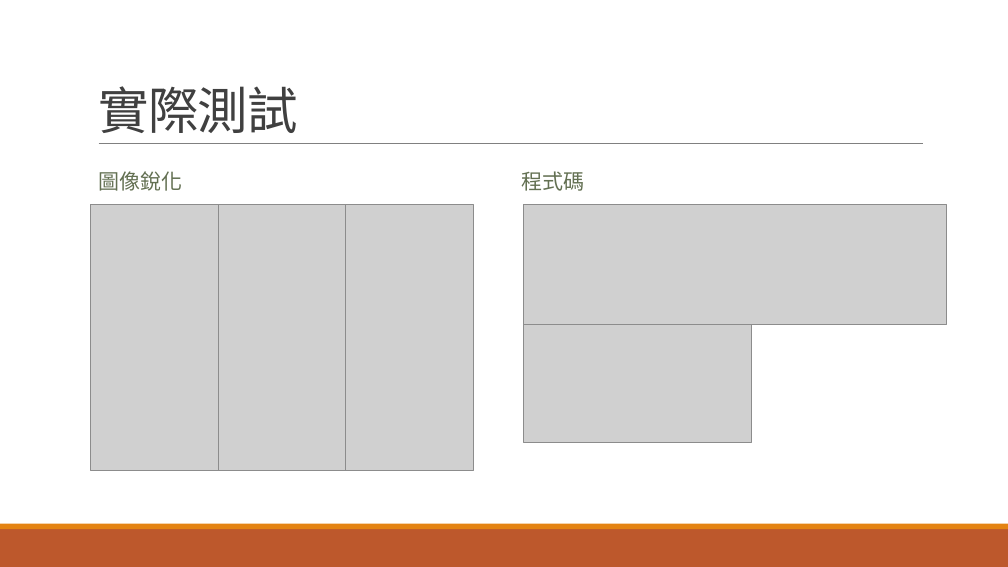
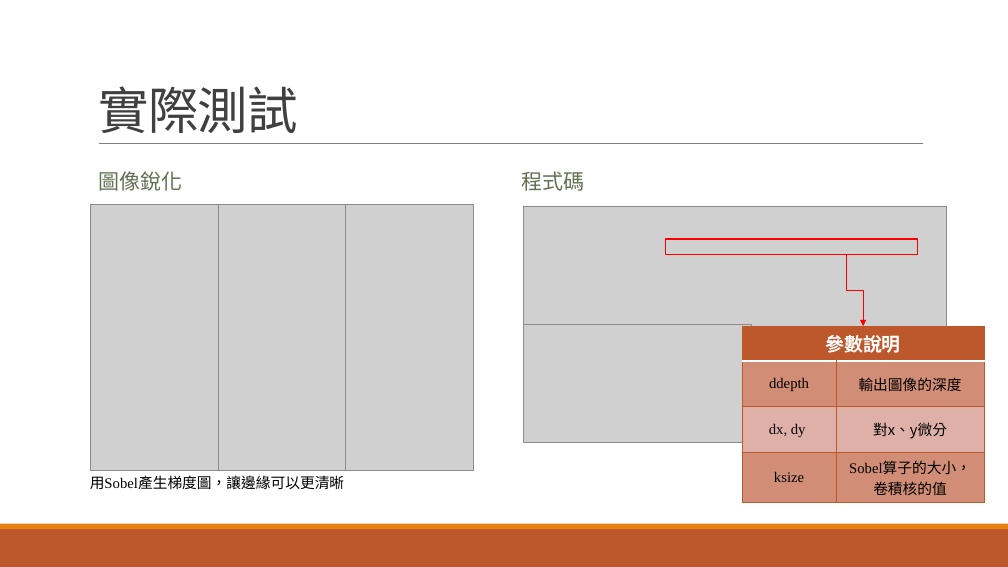
Before and after one commit to Sapphire0912/MyProgramming, a slide deck: slide 8 of Practice/圖片辨識/C108112102_何佳曄.pptx. Drawn at 1008x567 pixels with LibreOffice and Linux fonts; fonts in the diff are those of the drawing; grey boxes stand for pictures. Boxes give left, top, right and bottom in pixels: in the first picture for what was removed or moved away, otherwise in the second. Text is boxed around its words. In the diff, an @@ line names an element or a change of style, - is before the commit and + after.

```diff
--- a/Practice/圖片辨識/C108112102_何佳曄.pptx
+++ b/Practice/圖片辨識/C108112102_何佳曄.pptx
@@ rectangle added at (666,239,918,255), outline #FF0000 1.25 pt @@
@@ elbow arrow added from (846, 255) to (864, 326), #FF0000 1 pt @@
@@ table added at (742,326,985,499), 4 rows, 2 columns @@
+參數說明 | 
+ddepth | 輸出圖像的深度
+dx, dy | 對x、y微分
+ksize | Sobel算子的大小，卷積核的值
@@ text added at (90,475,344,490), 14 pt, text #000000 @@
+用Sobel產生梯度圖，讓邊緣可以更清晰
```
Also in this commit, not shown: 8 other slides changed, 11 other files.
